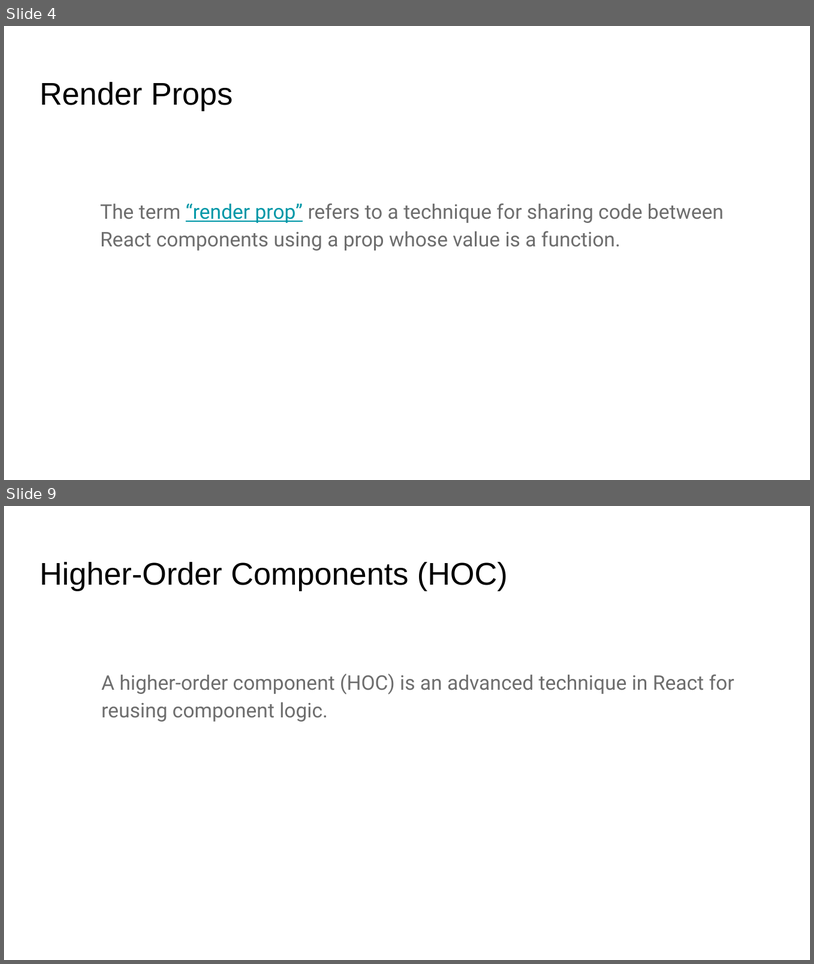
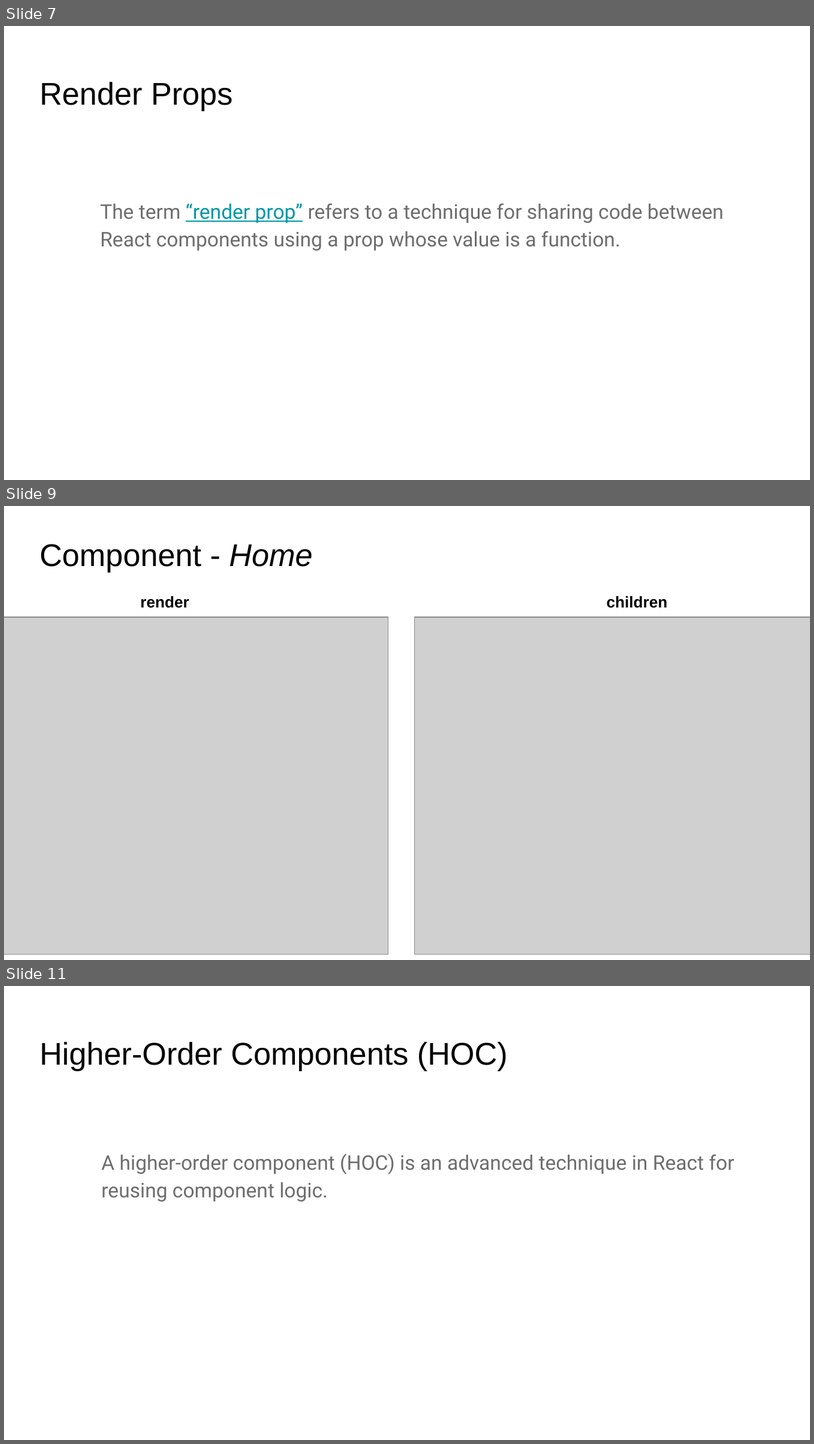
Before and after one commit to ridoansaleh/sharing-business-logic, a slide deck: docs/Sharing Common Logic Between Components.pptx. Shown one above the other, each under a label of ours: slides 4 and 9 before the commit, slides 7, 9 and 11 after it; the slides between them are not shown. The pictures are 814x964 and 814x1444 pixels, drawn with LibreOffice and Linux fonts; fonts in the diff are those of the drawing; grey boxes stand for pictures. Boxes give left, top, right and bottom in pixels: in the first picture for what was removed or moved away, otherwise in the second. Text is boxed around its words. In the diff, an @@ line names an element or a change of style, - is before the commit and + after.

Commit message:
update docs and add children props (#2)

```diff
--- a/docs/Sharing Common Logic Between Components.pptx
+++ b/docs/Sharing Common Logic Between Components.pptx
@@ slide 9 added at [4, 506, 810, 960], background #FFFFFF @@
@@ title added at [39, 544, 312, 572], 28 pt, text #000000 @@
+Component - Home
@@ title added at [140, 596, 189, 608], 14 pt, text #000000, bold @@
+render
@@ title added at [607, 596, 668, 608], 14 pt, text #000000, bold @@
+children
@@ picture added at [4, 617, 388, 954] @@
@@ picture added at [414, 617, 810, 954] @@
@@ what was slide 4 is now slide 7 @@
@@ what was slide 9 is now slide 11 @@
```
Also in this commit, not shown: 7 slides changed, 5 other slides added, 4 slides removed, 7 other files.
